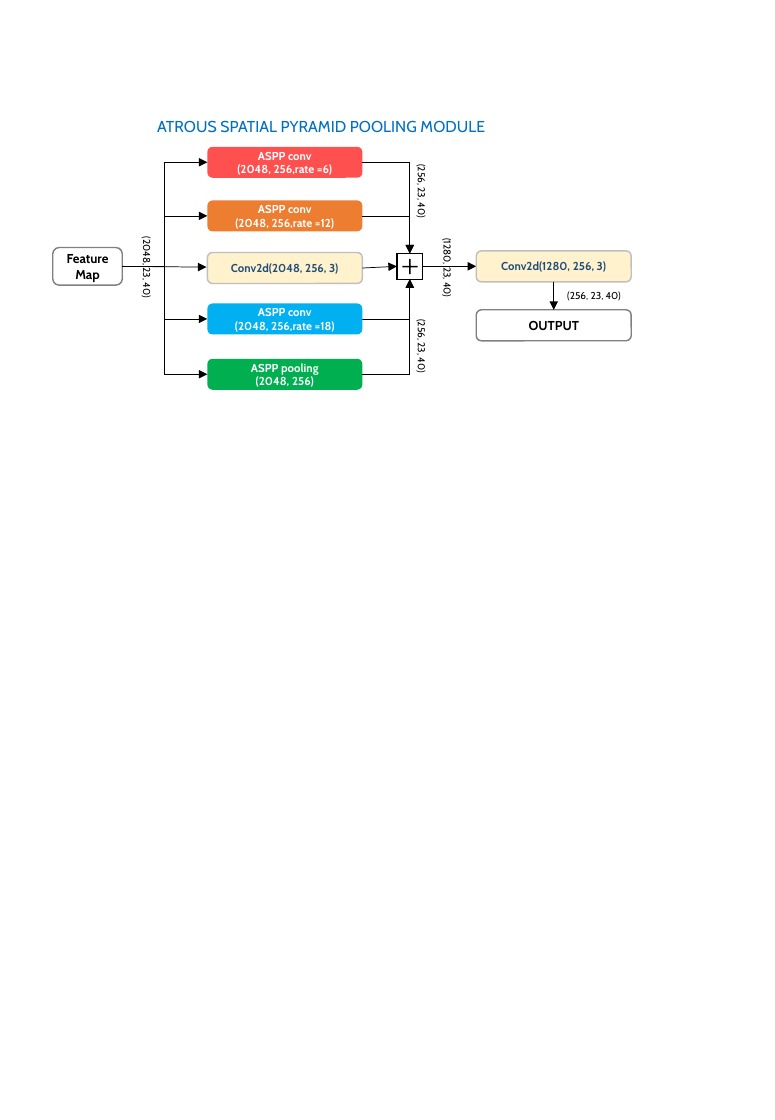
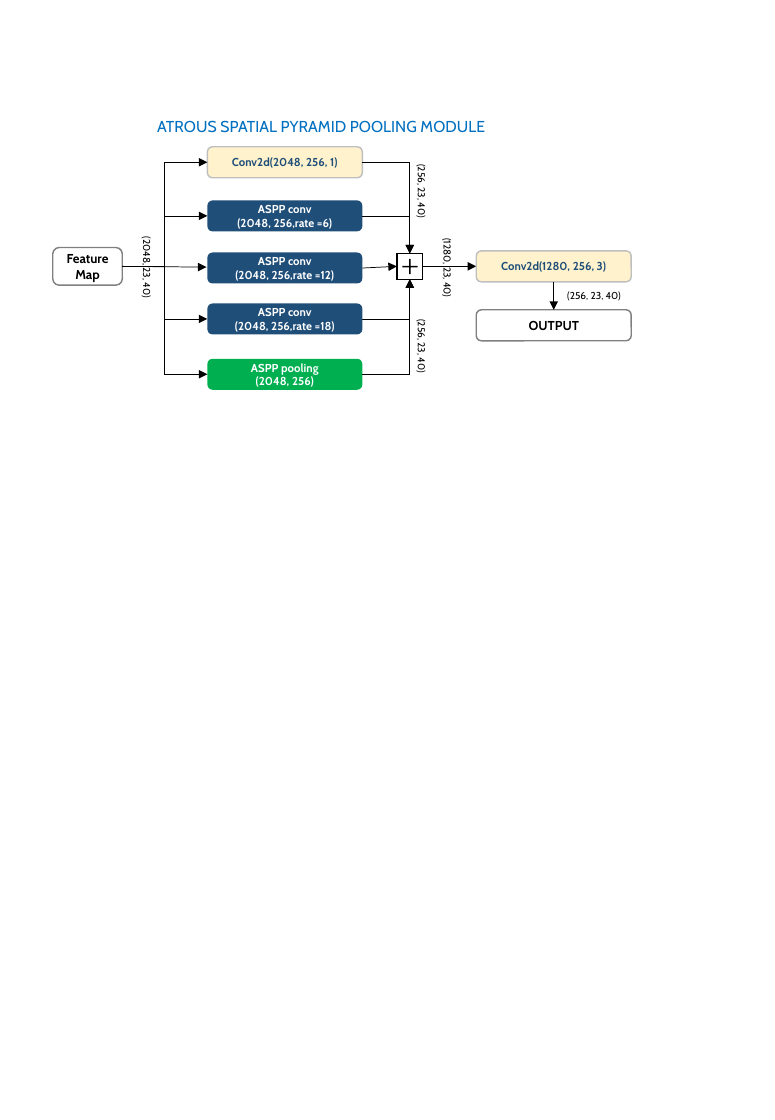
Before and after one commit to suryajayaraman/Semantic-Segmentation-using-Deep-Learning, a slide deck: slide 10 of images/presentation/models.pptx. Drawn at 775x1120 pixels with LibreOffice and Linux fonts; fonts in the diff are those of the drawing. Boxes give left, top, right and bottom in pixels: in the first picture for what was removed or moved away, otherwise in the second. Text is boxed around its words. In the diff, an @@ line names an element or a change of style, - is before the commit and + after.

Commit message:
Fixed typo i n skipconnection 3x3 -> 1x1 conv

```diff
--- a/images/presentation/models.pptx
+++ b/images/presentation/models.pptx
@@ rounded rectangle "Conv2d(2048, 256, 1)" at [208,147,363,178]: fill #FF5050 to #FFF2CC; outline none to #BFBFBF 1 pt @@
@@ text in rounded rectangle at [232,157,337,168]: text changed; text colour #FFFFFF to #1F4E79 @@
-ASPP conv
-(2048, 256,rate =6)
+Conv2d(2048, 256, 1)
@@ rounded rectangle "ASPP conv" at [208,200,363,231]: fill #ED7D31 to #1F4E79 @@
@@ text in rounded rectangle at [237,218,332,229]: text changed @@
-(2048, 256,rate =12)
+(2048, 256,rate =6)
@@ rounded rectangle "ASPP conv" at [208,252,363,283]: fill #FFF2CC to #1F4E79; outline #BFBFBF 1 pt to none @@
@@ text in rounded rectangle at [235,257,334,281]: text changed; text colour #1F4E79 to #FFFFFF @@
-Conv2d(2048, 256, 3)
+ASPP conv
+(2048, 256,rate =12)
@@ rounded rectangle "ASPP conv" at [208,304,363,335]: fill #00B0F0 to #1F4E79 @@
```
Also in this commit, not shown: 1 other file.
